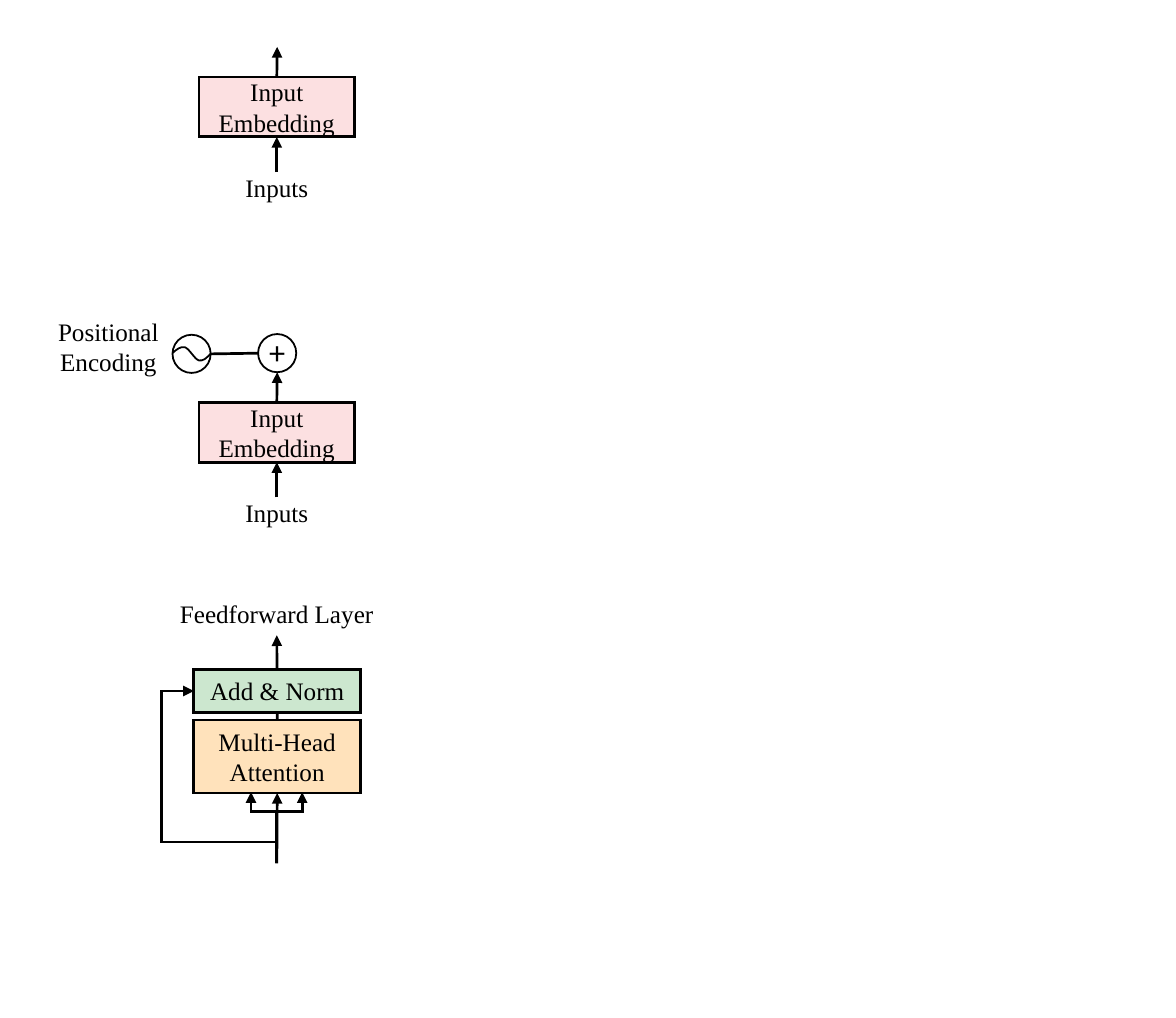
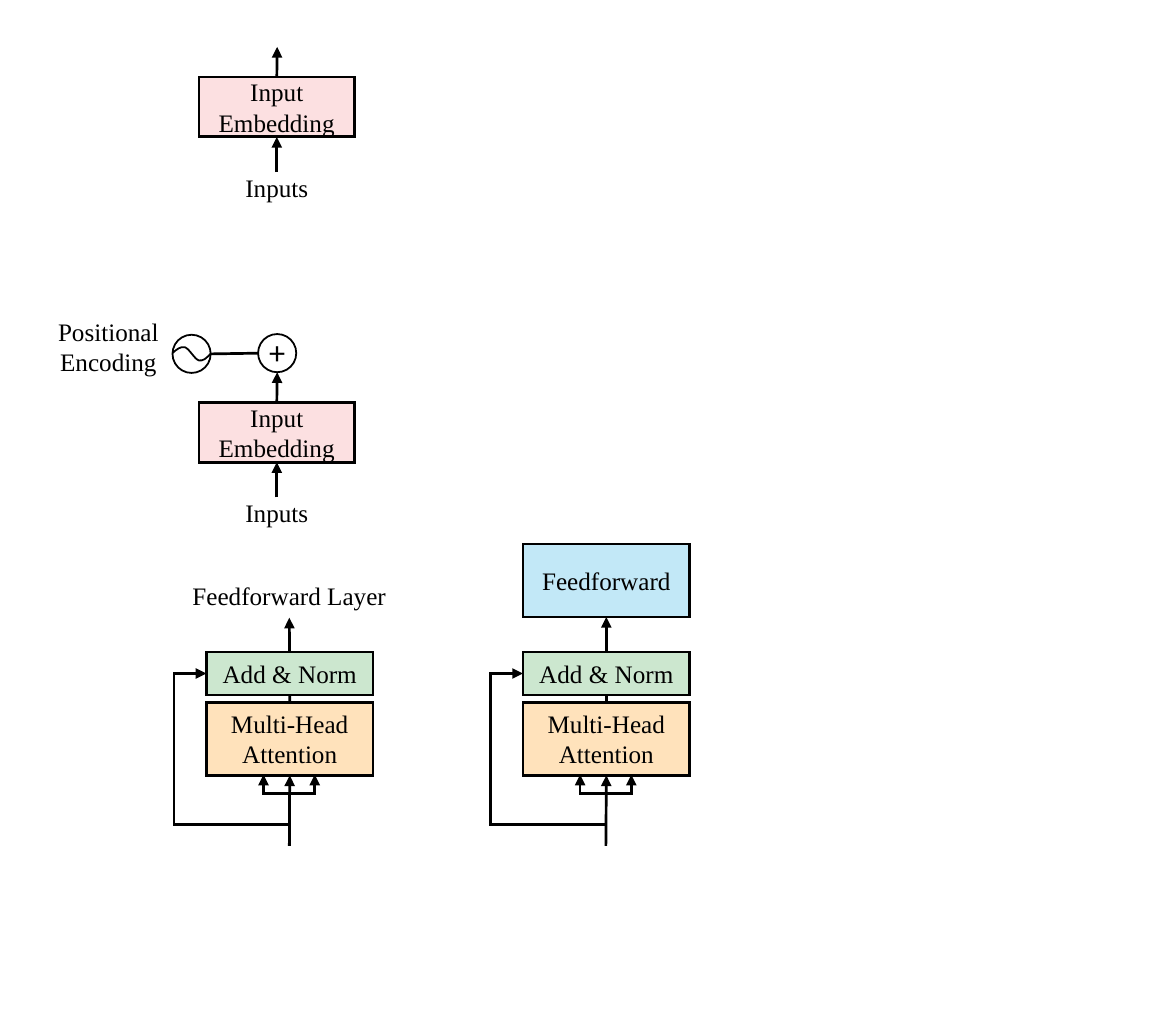
Before and after one commit to ZBLRobot/d2glm, a slide deck: slide 3 of chapter_02_getting_started_with_architecture_of_the_transformer_model/screenshots/Transformer.pptx. Drawn at 1176x1018 pixels with LibreOffice and Linux fonts; fonts in the diff are those of the drawing. Boxes give left, top, right and bottom in pixels: in the first picture for what was removed or moved away, otherwise in the second. Text is boxed around its words. In the diff, an @@ line names an element or a change of style, - is before the commit and + after.

```diff
--- a/chapter_02_getting_started_with_architecture_of_the_transformer_model/screenshots/Transformer.pptx
+++ b/chapter_02_getting_started_with_architecture_of_the_transformer_model/screenshots/Transformer.pptx
@@ group added at box(491, 544, 690, 845): 3 rectangles, 3 elbow arrows, 2 arrows @@
+Multi-Head
+Attention
+Feedforward
+Add & Norm
@@ 2 rectangles, 1 text, 1 elbow arrow: place and size @@
-2 rectangles, 1 text, 1 elbow arrow at box(180, 605, 374, 863)
+2 rectangles, 1 text, 1 elbow arrow at box(192, 587, 386, 845)
@@ 2 arrows, 1 elbow arrow: place and size @@
-2 arrows, 1 elbow arrow at box(162, 635, 278, 863)
+2 arrows, 1 elbow arrow at box(174, 618, 289, 845)
@@ elbow arrow moved from (277, 863) - (302, 792) to (289, 845) - (315, 774) @@
```
Also in this commit, not shown: 1 slide added, 3 other files.
